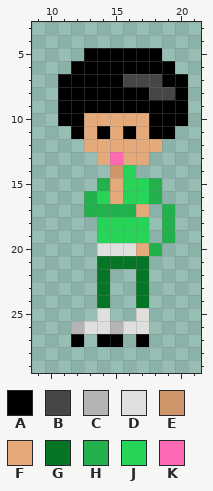
Pixel-art sprite -- assets/player/4.png. This is how it looked before the edit.
The file is 32x32 pixels. Shown: x 9..21, y 3..29.
Palette (. is transparent): A #000000  B #464646  C #b4b4b4  D #dfe0dd  E #cf966b  F #e5aa7a  G #067525  H #22b14c  J #26d457  K #ff69b4
And afterwards:
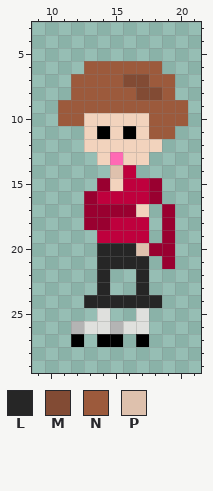
Colours new in this view: L #262626  M #824b34  N #9c5a3c  P #dec1ad
The exact change:
Colour F changes from #e5aa7a to #f2d3bd.
Colour H changes from #22b14c to #990030.
Colour J changes from #26d457 to #bf003d.
Colour H now appears in row 18 at x 13; in rows 20 to 21 at x 19.
The author changed colour J to colour H in row 18 at x 14.
The author changed colour F to colour J in row 16 at x 15.
Colour L now appears in row 24 at x 13, 15 to 16 and 18.
The author changed colour D to colour L in row 20 at x 14 to 16.
The author changed colour G to colour L in row 21 at x 14 to 17; in rows 22 to 24 at x 14 and 17.
The author changed colour A to colour M in row 8 at x 17.
The author changed colour B to colour M in row 7 at x 16 to 17; in row 8 at x 18.
The author changed colour A to colour N in row 6 at x 13 to 18; in row 7 at x 12 to 15 and 19; in row 8 at x 12 to 16; in row 9 at x 11 to 20; in row 10 at x 11 to 12 and 18 to 20; in row 11 at x 18 to 19.
The author changed colour B to colour N in row 7 at x 18; in row 8 at x 19.
The author changed colour E to colour P in row 14 at x 15.
The author changed colour F to colour P in row 20 at x 17.
The edit erases colour A in row 5 at x 13 to 18; in row 6 at x 12 and 19; in rows 7 to 8 at x 11 and 20; in row 11 at x 12.
Pixel boxes of the changes (left, top, right, bottom) in both pictures:
changed: (58, 48, 188, 308)
